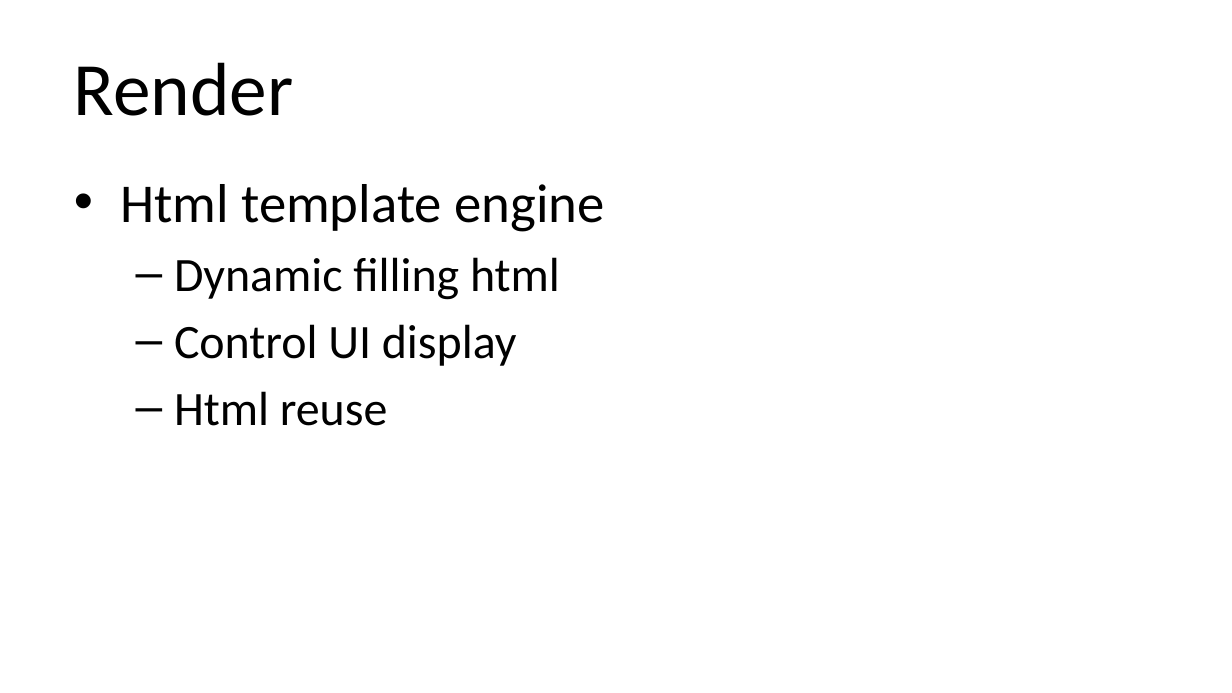
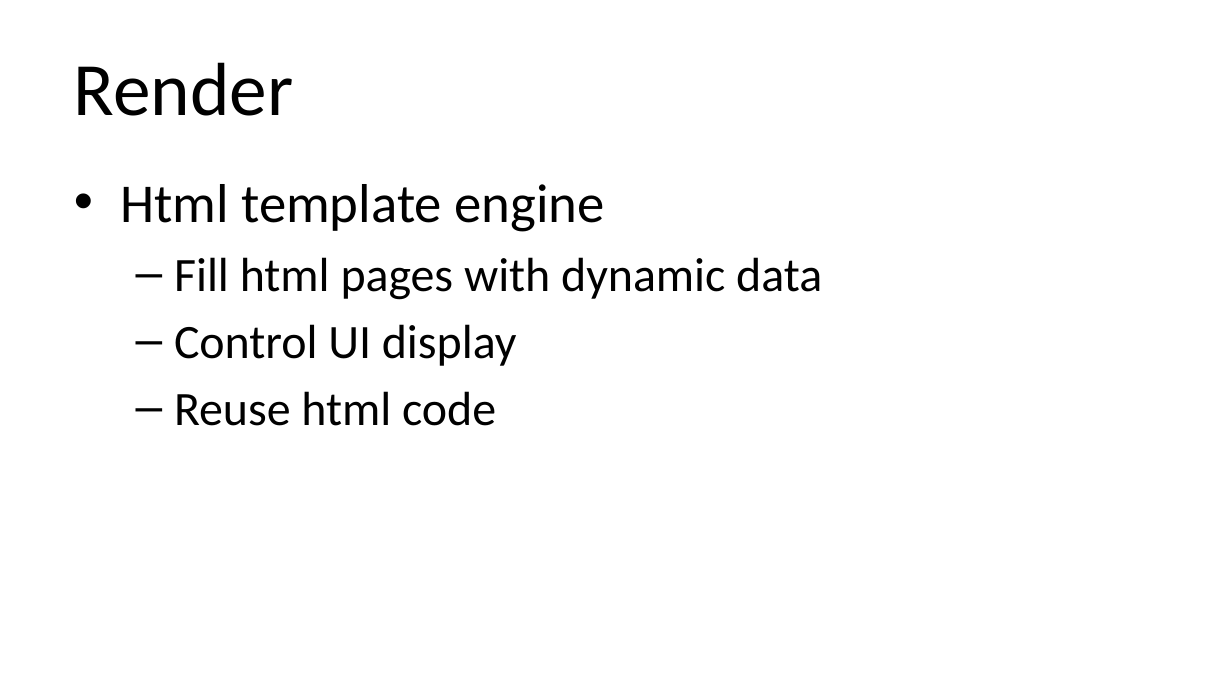
Before and after one commit to qicosmos/cppcon2018, a slide deck: slide 54 of cppcon2018.pptx. Drawn at 1232x693 pixels with LibreOffice and Linux fonts; fonts in the diff are those of the drawing. Boxes give left, top, right and bottom in pixels: in the first picture for what was removed or moved away, otherwise in the second. Text is boxed around its words. In the diff, an @@ line names an element or a change of style, - is before the commit and + after.

```diff
--- a/cppcon2018.pptx
+++ b/cppcon2018.pptx
@@ text at (174,257,822,300): text changed @@
-  – Dynamic filling html
+  – Fill html pages with dynamic data
@@ text at (174,391,496,426): text changed @@
-  – Html reuse
+  – Reuse html code
```
Also in this commit, not shown: 9 other slides changed, 3 slides added, 3 slides removed.
